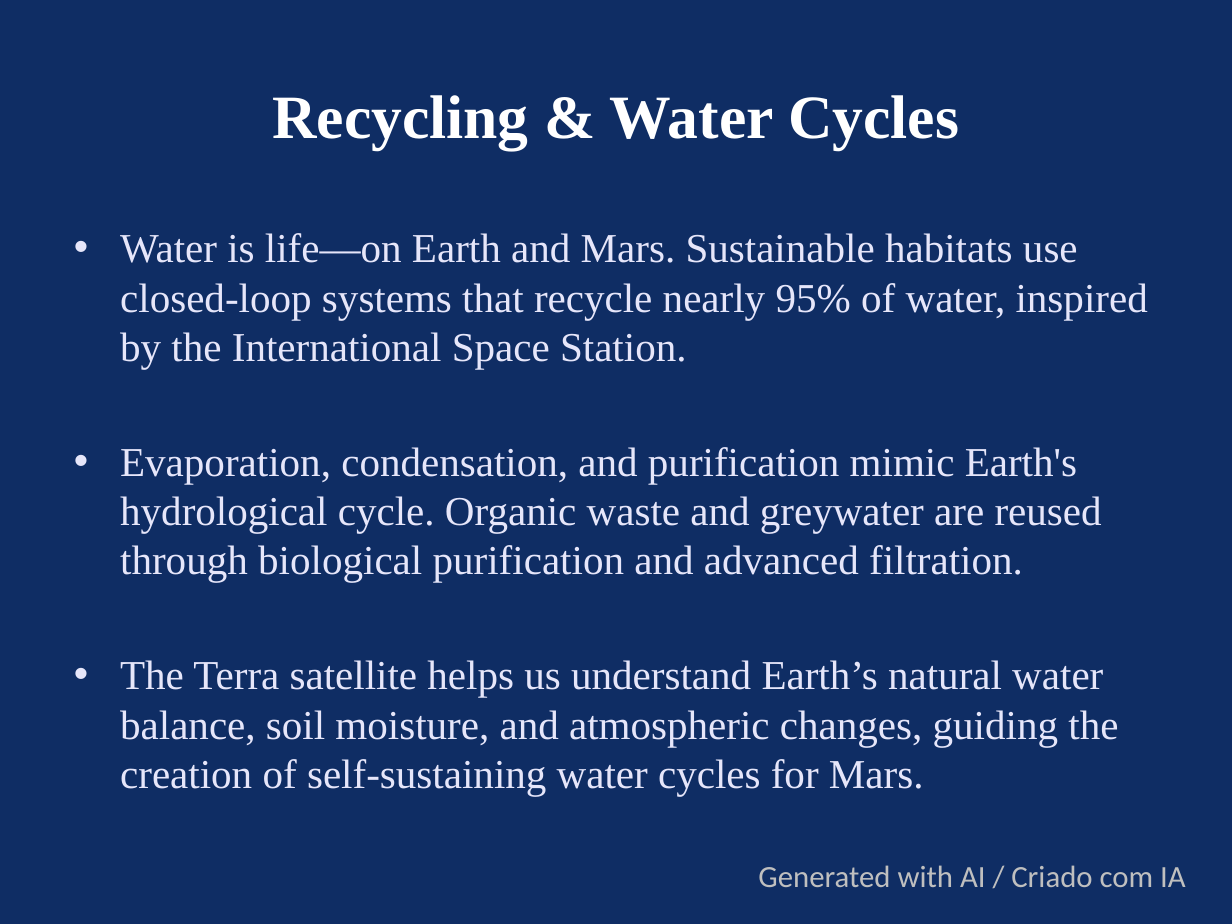
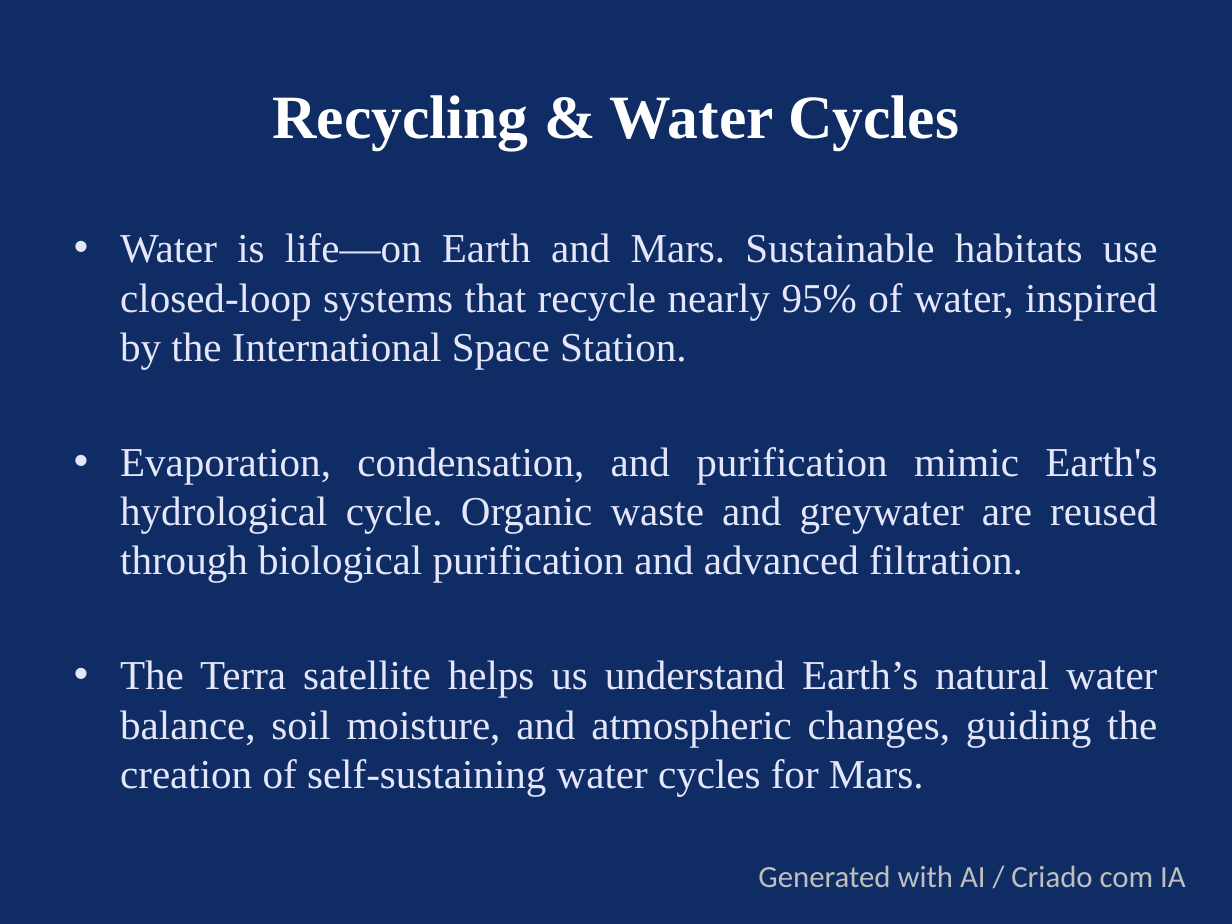
Before and after one commit to JUNIOR-PROJETOS-CUIABA/Sustainability_Mars, a slide deck: slide 3 of Sustainability_from_Earth_to_Mars_Expanded_Blue.pptx. Drawn at 1232x924 pixels with LibreOffice and Linux fonts; fonts in the diff are those of the drawing. Boxes give left, top, right and bottom in pixels: in the first picture for what was removed or moved away, otherwise in the second. Text is boxed around its words. In the diff, an @@ line names an element or a change of style, - is before the commit and + after.

Commit message:
Update

```diff
--- a/Sustainability_from_Earth_to_Mars_Expanded_Blue.pptx
+++ b/Sustainability_from_Earth_to_Mars_Expanded_Blue.pptx
@@ text "Water is life—on Earth and ..." at (x1=120, y1=233, x2=1158, y2=796): alignment left to justified @@
```
Also in this commit, not shown: 4 other slides changed.
